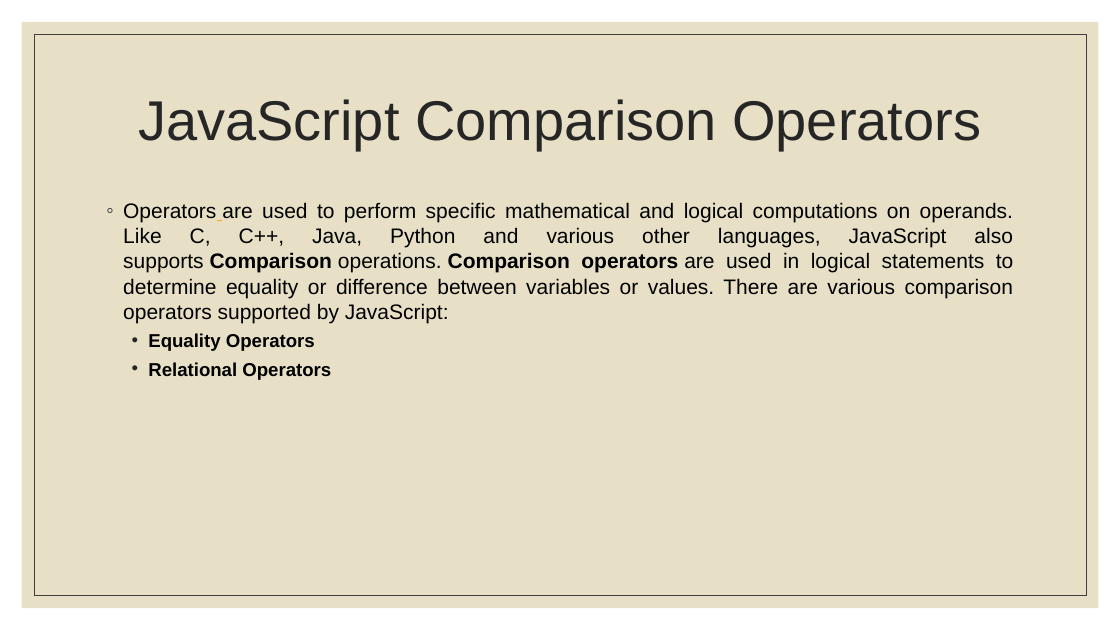
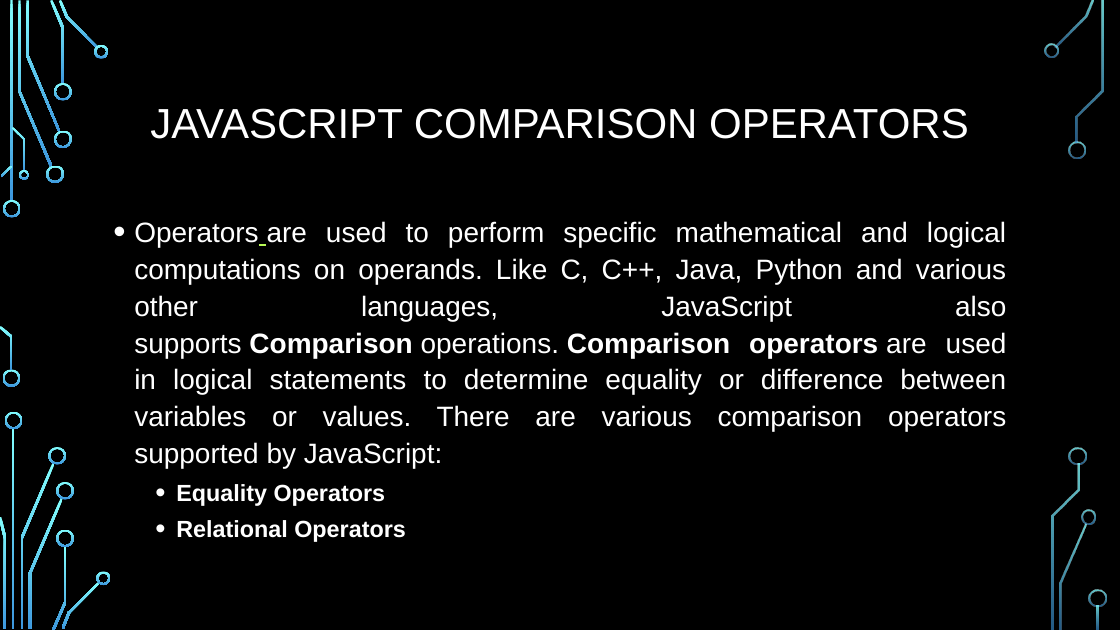
Before and after one commit to PramodJana/JavaScript, a slide deck: slide 2 of GFG JS Course Curriculam/Articles/002 Javascript fundamentals.pptx. Drawn at 1120x630 pixels with LibreOffice and Linux fonts; fonts in the diff are those of the drawing; background and template pictures are left out. Boxes give left, top, right and bottom in pixels: in the first picture for what was removed or moved away, otherwise in the second. Text is boxed around its words. In the diff, an @@ line names an element or a change of style, - is before the commit and + after.

```diff
--- a/GFG JS Course Curriculam/Articles/002 Javascript fundamentals.pptx
+++ b/GFG JS Course Curriculam/Articles/002 Javascript fundamentals.pptx
@@ background #FFFFFF to picture (left out) @@
@@ rectangle removed at [22,22,1099,608] @@
@@ rectangle removed at [34,34,1086,596] @@
@@ title at [150,108,969,139]: text changed; size 48 to 36 pt; text colour #262626 to #FFFFFF @@
-JavaScript Comparison Operators
+JAVASCRIPT COMPARISON OPERATORS
@@ text "Operators are used to perform ...": place and size @@
-text "Operators are used to perform ..." at [123,202,1014,380]
+text "Operators are used to perform ..." at [134,221,1007,542]
@@ text "Operators are used to perform ..." at [134,221,1007,542]: size 18 to 24 pt, text colour #000000 to #FFFFFF; size 16 to 20 pt in "Equality Operators", "Relational Operators"; bullet ◦ to •; line spacing 1 to 1.1; more space between paragraphs; indent changed @@
@@ group added at [0,0,1107,630]: 33 freeform shapes, 3 rectangles @@
```
Also in this commit, not shown: 29 other slides changed.
